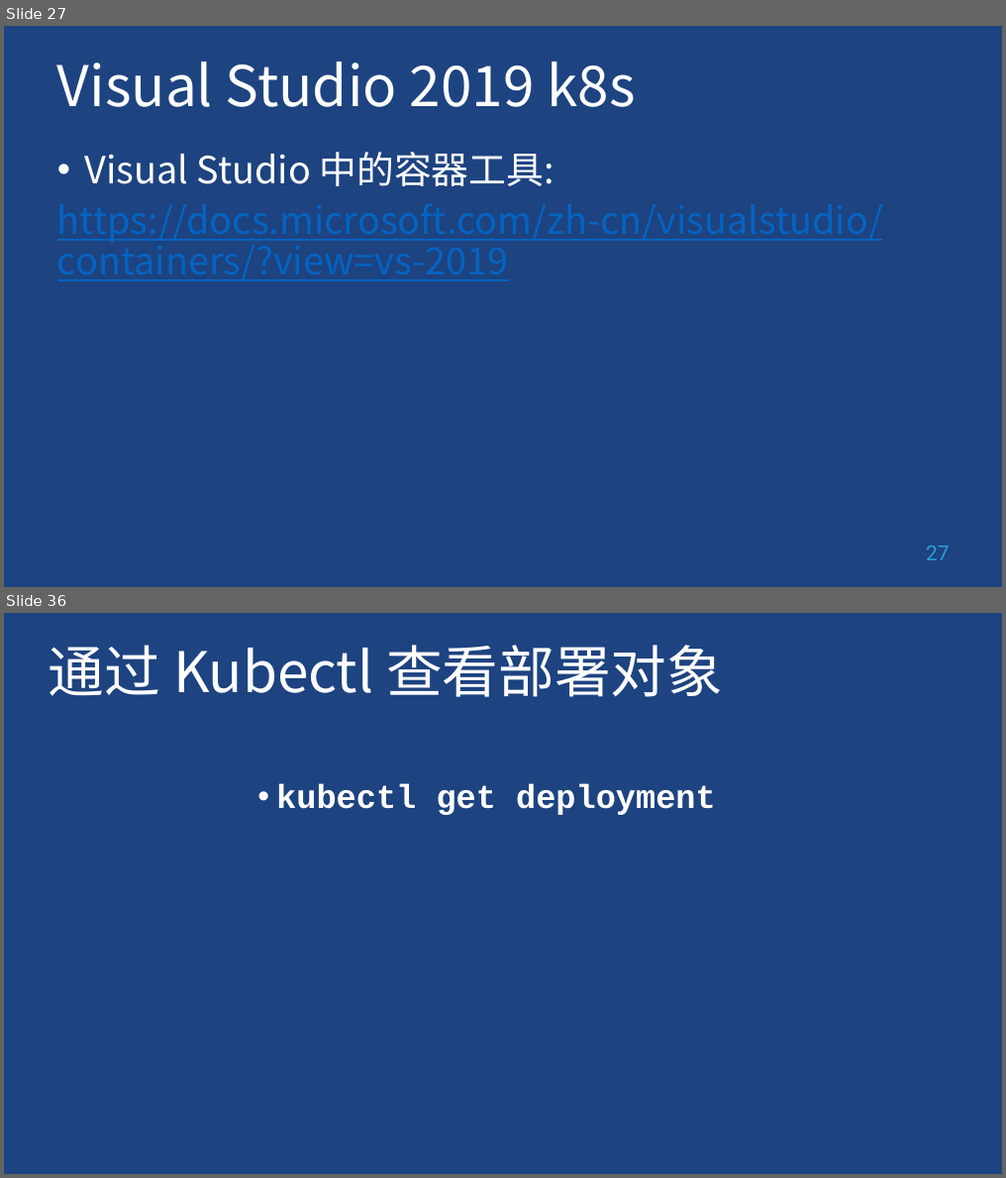
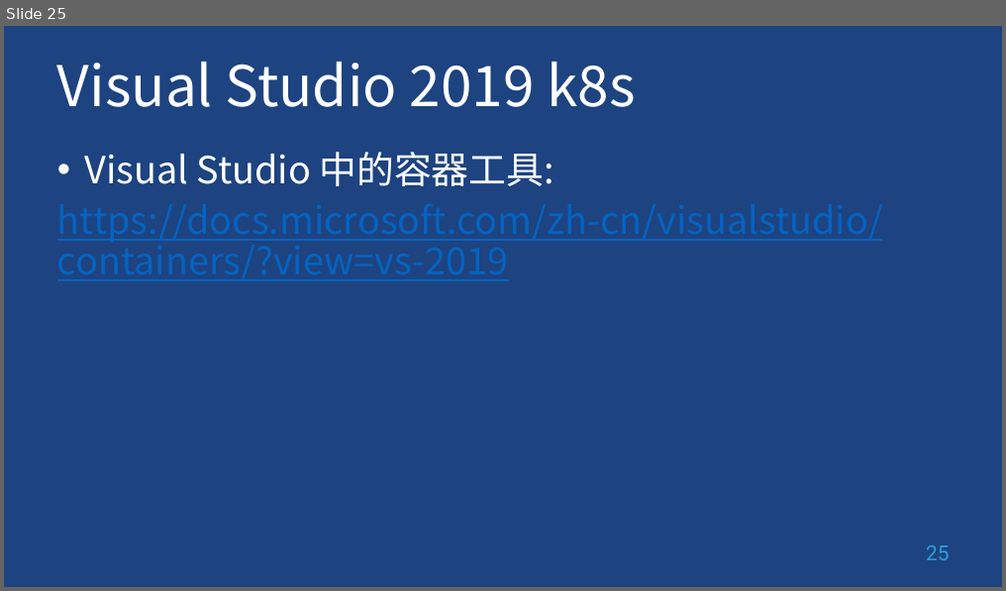
Before and after one commit to geffzhang/DockerStarted, a slide deck: 2019AzureBootcampASPNETCore.pptx. Shown one above the other, each under a label of ours: slides 27 and 36 before the commit, slide 25 after it; the slides between them are not shown. The pictures are 1006x1178 and 1006x591 pixels, drawn with LibreOffice and Linux fonts; fonts in the diff are those of the drawing; background and template pictures are left out. Boxes give left, top, right and bottom in pixels: in the first picture for what was removed or moved away, otherwise in the second. Text is boxed around its words. In the diff, an @@ line names an element or a change of style, - is before the commit and + after.

```diff
--- a/2019AzureBootcampASPNETCore.pptx
+++ b/2019AzureBootcampASPNETCore.pptx
@@ slide 36 removed at (x1=4, y1=613, x2=1002, y2=1174), background picture (left out) @@
@@ title removed at (x1=49, y1=645, x2=723, y2=697) @@
-通过 Kubectl 查看部署对象
@@ text removed at (x1=276, y1=784, x2=716, y2=815) @@
-• kubectl get deployment
@@ what was slide 27 is now slide 25 @@
@@ page number at (x1=926, y1=546, x2=949, y2=561): text changed @@
-27
+25
```
Also in this commit, not shown: 1 slide changed, 2 slides added, 22 other slides removed.
